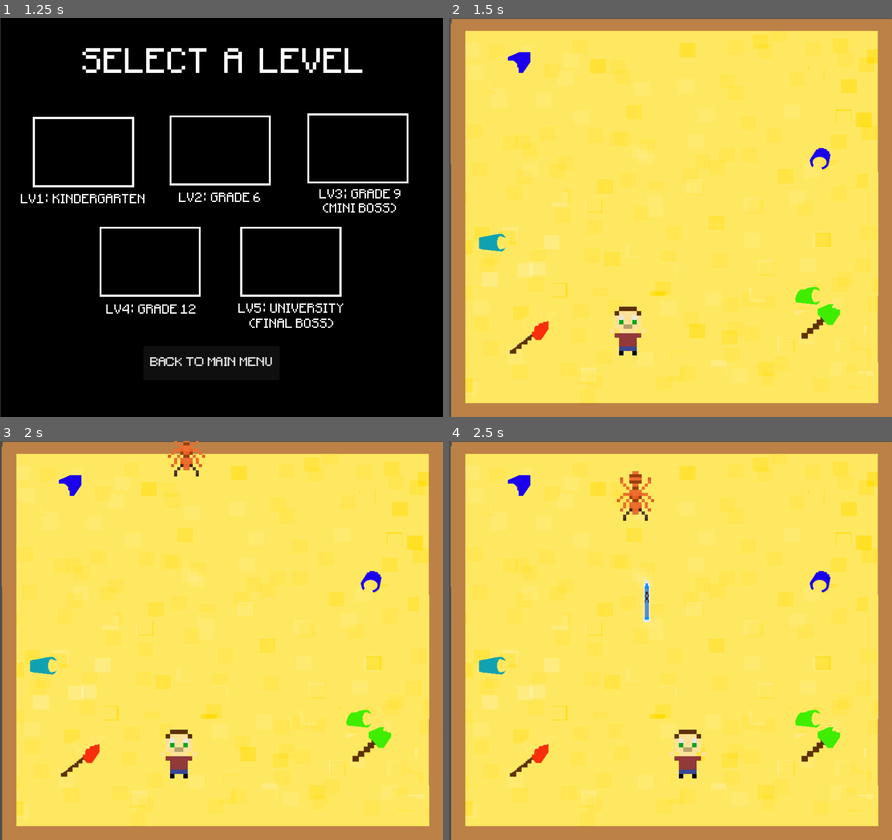
Above: before the commit, frames 1-4 (two rows, left to right).
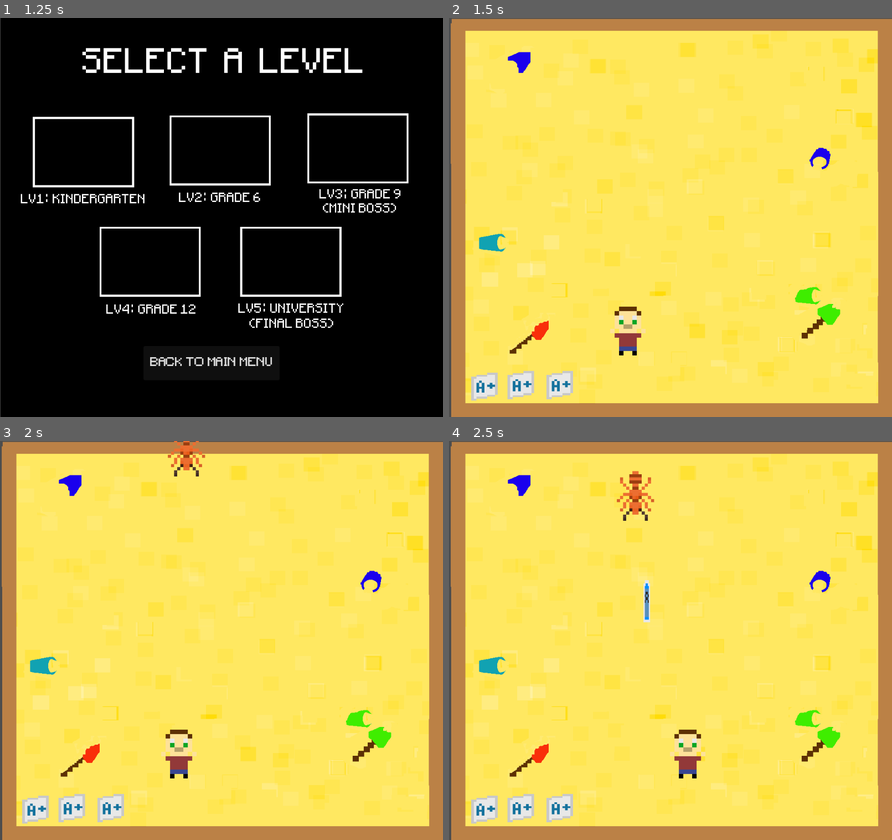
Above: after the commit, the same moments.

Repository: nsriv531/social-rejects-destinking
Game: Godot game, scene res://scenes/main_menu.tscn
The game is run twice, just before and just after one commit, with the same random seed, the same clock (stepped at 60 frames per second) and the same inputs.
Inputs (mouse positions are in pixels of both pictures, inside the frame that each line leads up to):
- Up to frame 1 (1.25 s): click "LEVEL SELECT" at 0.5 s
- Up to frame 2 (1.5 s): click (533, 161) at 1.25 s
- Up to frame 3 (2 s): no input
- Up to frame 4 (2.5 s): hold Right (right) from 2.03 s (still down); tap Space (shoot) at 2.1 s

Frame 1 is identical in both runs. In frame 2, 1.2% of the frame differs, in the area x 0-96%, y 8-96%; in frame 3, 1.2%; in frame 4, 1.2%.

Commit message:
Working on health visual

Diff:
--- a/project.godot
+++ b/project.godot
@@ -67,4 +67,5 @@
 
 [rendering]
 
+textures/canvas_textures/default_texture_filter=0
 renderer/rendering_method="mobile"
--- a/scenes/world.tscn
+++ b/scenes/world.tscn
@@ -1,14 +1,25 @@
-[gd_scene load_steps=5 format=3 uid="uid://jk6jr3jn7qqy"]
+[gd_scene load_steps=7 format=3 uid="uid://jk6jr3jn7qqy"]
 
 [ext_resource type="Script" path="res://scripts/world.gd" id="1_axw1o"]
 [ext_resource type="Texture2D" uid="uid://brboer6j2ukb2" path="res://sprites/sandbox.png" id="2_ffrko"]
 [ext_resource type="PackedScene" uid="uid://10a7wq5hjg3w" path="res://scenes/player.tscn" id="2_na3cn"]
+[ext_resource type="Texture2D" uid="uid://dwqf2ffnncswk" path="res://sprites/health.png" id="5_e82mx"]
 [ext_resource type="PackedScene" uid="uid://bwbw20gse1yo5" path="res://scenes/enemy.tscn" id="6_6qkjq"]
+
+[sub_resource type="GDScript" id="GDScript_kf8jv"]
+script/source = "extends Sprite2D
+
+var health = 2
+
+
+
+
+"
 
 [node name="World" type="Node2D"]
 script = ExtResource("1_axw1o")
 
-[node name="Sprite2D" type="Sprite2D" parent="."]
+[node name="Sand_backround" type="Sprite2D" parent="."]
 light_mask = 0
 position = Vector2(503, 451)
 scale = Vector2(1.1045, 0.997222)
@@ -36,6 +47,22 @@
 
 [node name="enemy" type="Node2D" parent="."]
 
+[node name="Health1" type="Sprite2D" parent="."]
+position = Vector2(80, 832)
+scale = Vector2(6, 4.5)
+texture = ExtResource("5_e82mx")
+script = SubResource("GDScript_kf8jv")
+
+[node name="Health2" type="Sprite2D" parent="."]
+position = Vector2(162, 828)
+scale = Vector2(6, 4.5)
+texture = ExtResource("5_e82mx")
+
+[node name="Health3" type="Sprite2D" parent="."]
+position = Vector2(250, 828)
+scale = Vector2(6, 4.5)
+texture = ExtResource("5_e82mx")
+
 [connection signal="spawn_crayon" from="Player" to="." method="_on_player_spawn_crayon"]
 [connection signal="timeout" from="Timer" to="." method="_on_timer_timeout"]
 [connection signal="timeout" from="Timer2" to="." method="_on_timer_timeout"]
--- a/scripts/Enemy.gd
+++ b/scripts/Enemy.gd
@@ -9,6 +9,7 @@
 
 func take_damage(damage):
 	hp -= damage
+	return hp
 	if hp <= 0:
 		queue_free()
 
--- a/scripts/player.gd
+++ b/scripts/player.gd
@@ -25,7 +25,12 @@
 
 func take_damage(damage):
 	hp -= damage
+	if hp == 2 :
+		$Health1.queue_free()
+	if hp == 1 :
+		$Health2.queue_free()
 	if hp <= 0:
+		$Health3.queue_free()
 		queue_free()
 
 func _on_area_entered(area):
--- a/scripts/world.gd
+++ b/scripts/world.gd
@@ -49,12 +49,12 @@
 	while counter > 0 :
 		if enemy_destroyed:
 			counter = counter - 1
-	return enemy_counter
+	return enemy_counter'''
 
 func level_switch(level):
-	if level = 10:
+	if level == 10:
 		get_tree().change_scene_to_file("res://scenes/L2.tscn")
-	if level = 15:
+	if level == 15:
 		get_tree().change_scene_to_file("res://scenes/L3.tscn")
-	if level = 1:
-		get_tree().change_scene_to_file("res://scenes/L4.tscn")'''
+	if level == 1:
+		get_tree().change_scene_to_file("res://scenes/L4.tscn")
